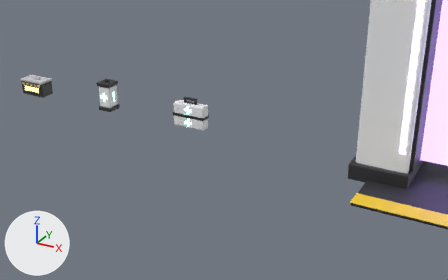
The Blender file v2/props.blend, before and after one commit.
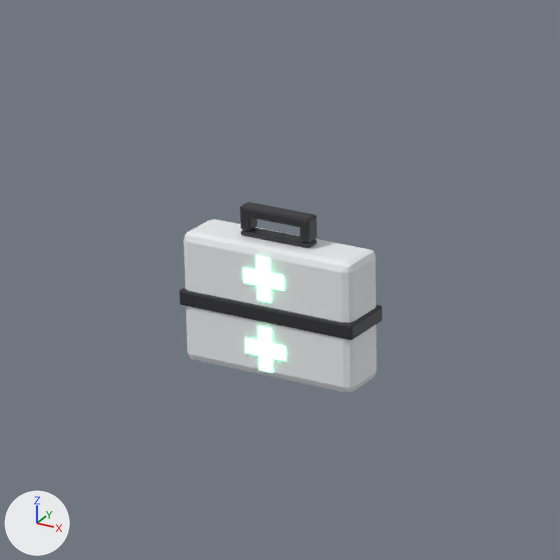
Old and new are each drawn from a 50 mm camera at (6.48, -4.752, 2.31) aimed at (3.828, 0.07, -0.101) and again close up on the part from 31% to 54% of the width and 22% to 57% of the height. Lighting does not change. The marker at lower left points along +X, +Y and +Z. The older version's two pictures come first.

Objects in the first close-up: 'Kit_Case', 'Kit_Glow', 'Kit_Trim'.
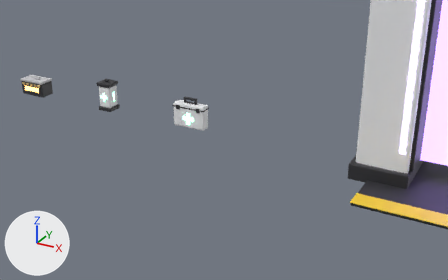
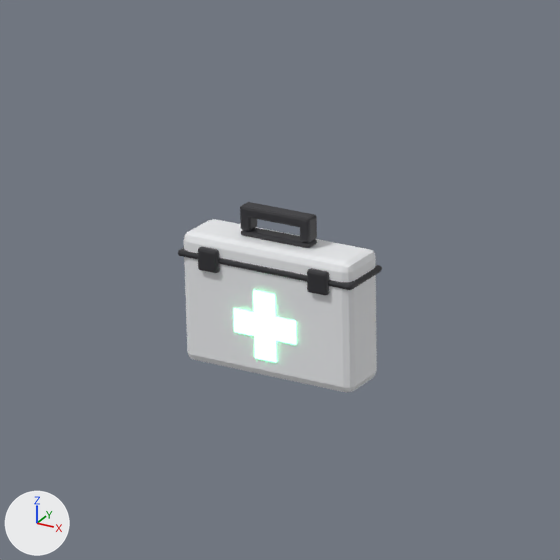
The change in detail:
me_kit_trim is used by ob_kit_trim; parent ob_medkit; location (0.0, 0.0, 0.0).
me_kit_trim had 40 vertices, 30 faces and spanned x -0.175..0.175, y -0.054..0.054, z 0.105..0.295.
me_kit_trim now has 56 vertices, 42 faces and spans x -0.175..0.175, y -0.06..0.06, z 0.18..0.295.
me_kit_trim part 1: a new loose piece, a box spanning x -0.175..0.175, y -0.054..0.054, z 0.196..0.208, in mat_rframe (dark grey #303035).
me_kit_trim part 2: a new loose piece, a box spanning x -0.13..-0.09, y -0.06..0.06, z 0.18..0.222, in mat_rframe (dark grey #303035).
me_kit_trim part 3: a new loose piece, a box spanning x 0.09..0.13, y -0.06..0.06, z 0.18..0.222, in mat_rframe (dark grey #303035).
me_kit_trim part 4: the loose piece of 8 vertices spanning x -0.175..0.175, y -0.054..0.054, z 0.105..0.135 is deleted.
me_kit_glow is used by ob_kit_glow; parent ob_medkit; location (0.0, 0.0, 0.0).
me_kit_glow had 64 vertices, 48 faces and spanned x -0.04..0.04, y -0.053..0.053, z 0.015..0.225.
me_kit_glow now has 32 vertices, 24 faces and spans x -0.062..0.062, y -0.053..0.053, z 0.036..0.16.
me_kit_glow part 5: a new loose piece, a box spanning x -0.062..0.062, y -0.053..-0.049, z 0.077..0.119, in mat_signgreen (green #7cffb3, glowing green #7cffb3).
me_kit_glow part 6: a new loose piece, a box spanning x -0.021..0.021, y -0.053..-0.049, z 0.036..0.16, in mat_signgreen (green #7cffb3, glowing green #7cffb3).
me_kit_glow part 7: the loose piece of 8 vertices spanning x -0.04..0.04, y -0.053..-0.049, z 0.172..0.198 is deleted.
me_kit_glow part 8: the loose piece of 8 vertices spanning x -0.013..0.013, y -0.053..-0.049, z 0.145..0.225 is deleted.
me_kit_glow part 9: the loose piece of 8 vertices spanning x -0.04..0.04, y -0.053..-0.049, z 0.042..0.068 is deleted.
Other edits to the shape of me_kit_glow do not show in these pictures.

Location of each change, (x1, y1, x2, y2) in pixels of the close-ups (560 x 560 px):
'Kit_Trim', reshaped (32% shorter): before (179, 202, 382, 340); after (178, 202, 382, 295)
'Kit_Glow', reshaped: before (243, 256, 286, 373); after (234, 291, 296, 362)
part 1 of me_kit_trim, added: after (178, 247, 382, 290)
part 2 of me_kit_trim, added: after (198, 247, 220, 273)
part 3 of me_kit_trim, added: after (307, 268, 329, 295)
part 4 of me_kit_trim, deleted: before (179, 287, 382, 340)
part 5 of me_kit_glow, added: after (234, 309, 296, 345)
part 6 of me_kit_glow, added: after (253, 291, 277, 362)
part 7 of me_kit_glow, deleted: before (243, 268, 284, 291)
part 8 of me_kit_glow, deleted: before (256, 256, 271, 303)
part 9 of me_kit_glow, deleted: before (245, 338, 286, 361)
